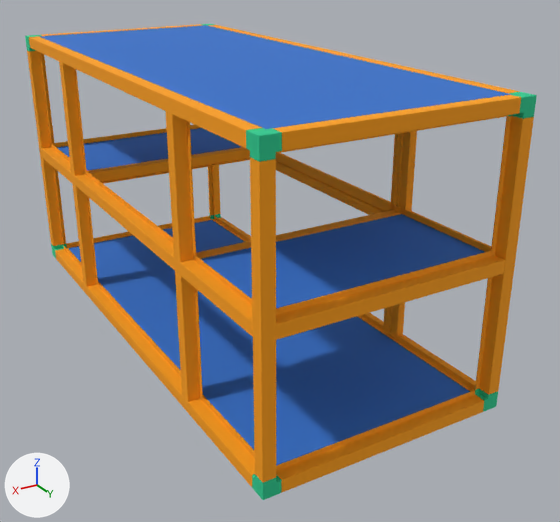
What one commit did to the FBX model models/fbx/ustanovka/rama2.FBX.
One viewpoint serves both versions: a camera (50 mm lens) standing at (1.45, 3.98, 2.05) and looking at (-0.13, 1.36, 0.73). The lights are fixed; the arrows at lower left show +X, +Y and +Z. Where no turn or scale is listed for an object, it has been applied to the vertices.

The first picture shows 'rama2'.
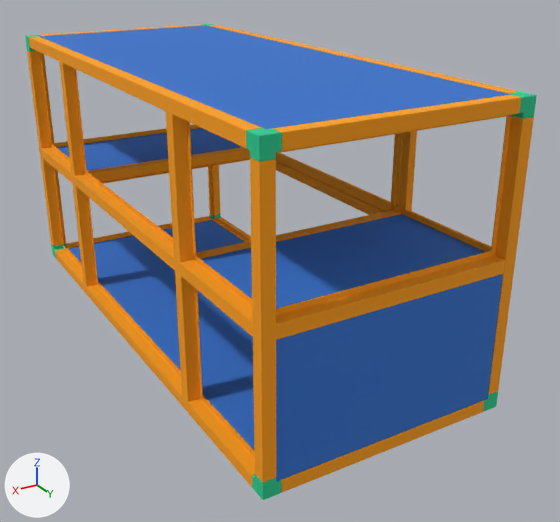
Changed parts and their boxes [x1, y1, x2, y2] in the pictures (560 x 522 px):
part 1 of me_mesh, added (blue)
    after: [276, 274, 503, 482]

Diff of the bpy script that builds the scene:
```diff
--- a/models/fbx/ustanovka/rama2.FBX.py
+++ b/models/fbx/ustanovka/rama2.FBX.py
@@ me_mesh @@
 me_mesh.from_pydata(...)  # 2760 vertices, 5336 faces; spans x -0.5..0.5, y 0.0..2.3, z 0.41..1.56
 # used by ob_rama2; location = (0.0, 0.0, 0.0)
 # verts and faces of me_mesh; kept vertices keep their numbers, new ones are numbered from 2760
+# me_mesh part 1
+verts[2760] = (-0.45, 2.25, 0.46)
+verts[2761] = (-0.45, 2.25, 0.97)
+verts[2762] = (-0.45, 2.3, 0.46)  # pixel (487, 398)
+verts[2763] = (-0.45, 2.3, 0.97)  # pixel (503, 272)
+for new, old in zip([*range(2764, 2768)], [*range(2760, 2764)]): verts[new] = verts[old] + (0.9, 0.0, 0.0)
+faces += [(2760, 2765, 2761), (2760, 2764, 2765), (2763, 2767, 2766), (2762, 2763, 2766)]  # mat_material__5690 (blue #3272cd)
 me_mesh.materials.append(mat_17___default)
```
